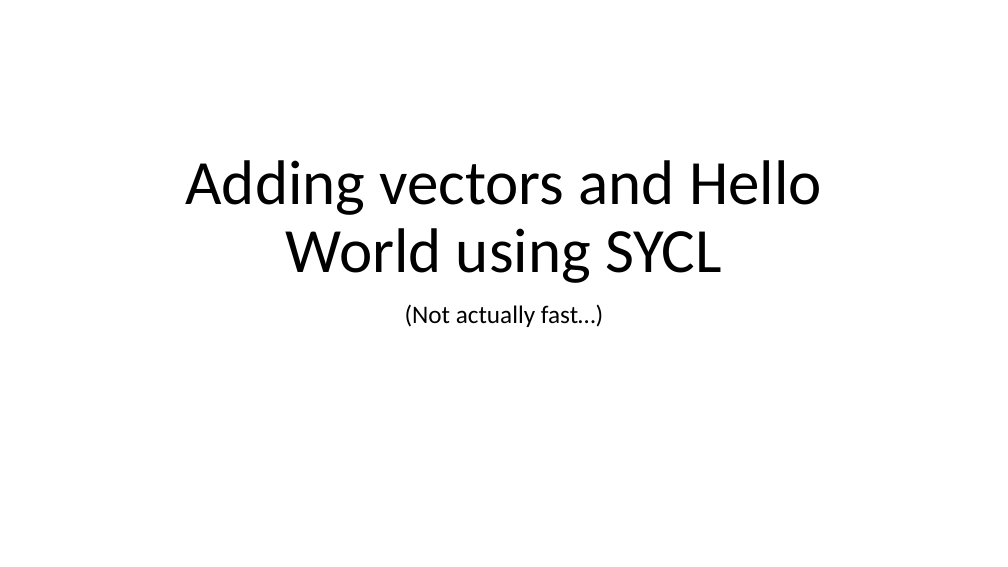
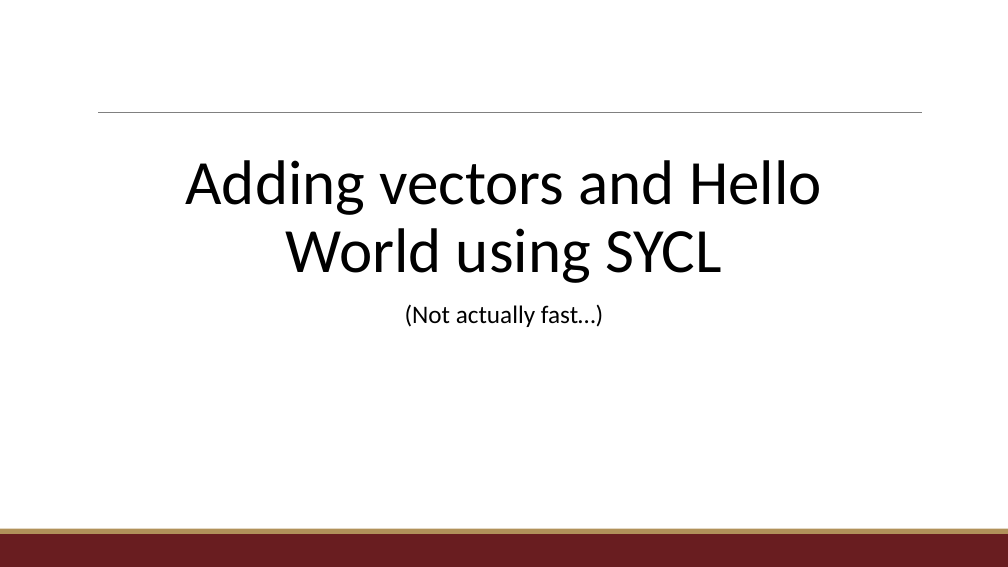
Before and after one commit to TeachingUndergradsCHC/modules, a slide deck: slide 7 of Programming/sycl/lecture_slides_pi.pptx. Drawn at 1008x567 pixels with LibreOffice and Linux fonts; fonts in the diff are those of the drawing. Boxes give left, top, right and bottom in pixels: in the first picture for what was removed or moved away, otherwise in the second. Text is boxed around its words. In the diff, an @@ line names an element or a change of style, - is before the commit and + after.

```diff
--- a/Programming/sycl/lecture_slides_pi.pptx
+++ b/Programming/sycl/lecture_slides_pi.pptx
@@ line added from (98, 113) to (923, 113), #808080 0.5 pt @@
@@ rectangle added at [0,534,1008,567], fill #691D20 @@
@@ rectangle added at [0,529,1008,534], fill #B1915A @@
```
Also in this commit, not shown: 5 other slides changed, 2 other files.
